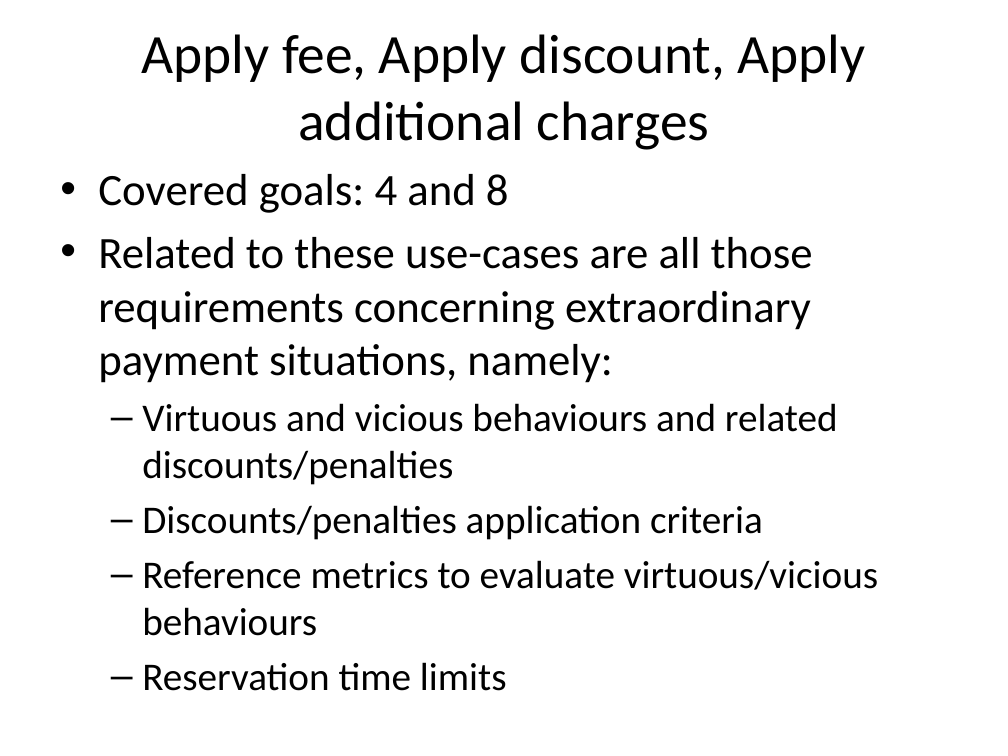
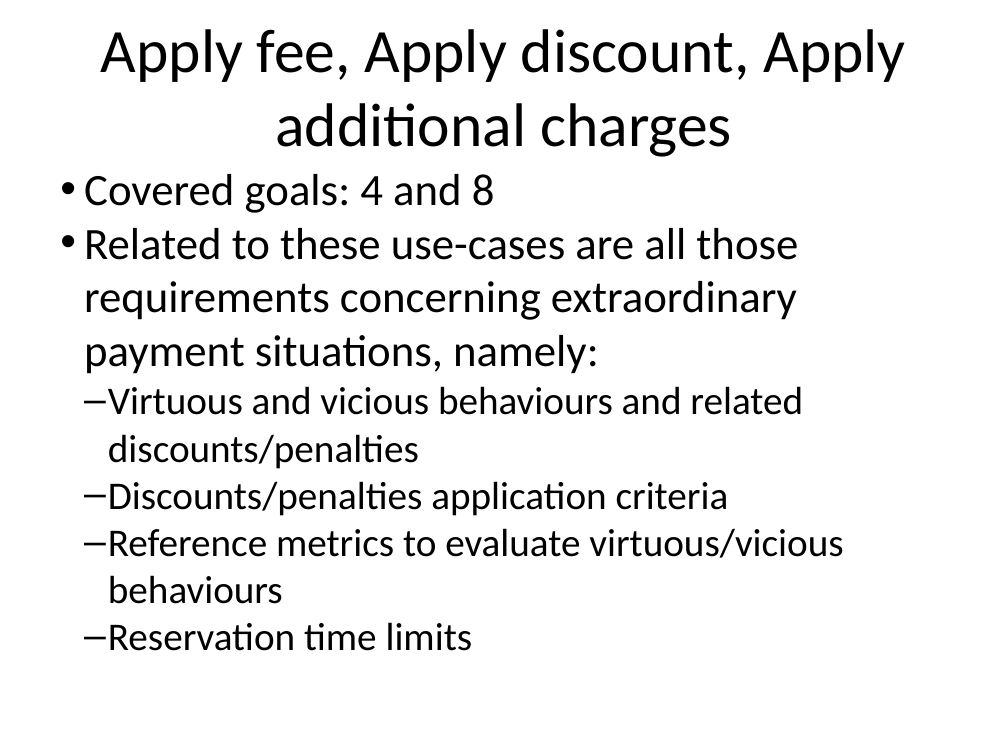
Before and after one commit to GiovanniScotti/PowerEnjoy-SEII-Project-Scotti-Trabucchi, a slide deck: slide 17 of DELIVERIES/RASD_Delivery_Presentation.pptx. Drawn at 1008x756 pixels with LibreOffice and Linux fonts; fonts in the diff are those of the drawing. Boxes give left, top, right and bottom in pixels: in the first picture for what was removed or moved away, otherwise in the second. Text is boxed around its words. In the diff, an @@ line names an element or a change of style, - is before the commit and + after.

```diff
--- a/DELIVERIES/RASD_Delivery_Presentation.pptx
+++ b/DELIVERIES/RASD_Delivery_Presentation.pptx
@@ text "Apply fee, Apply discount, Apply ..." at box(101, 29, 905, 157): size 39.6 to 44 pt @@
@@ text "Covered goals: 4 and 8" at box(84, 174, 843, 651): indent changed; less space between paragraphs @@
```
Also in this commit, not shown: 17 other slides changed, 1 other file.
